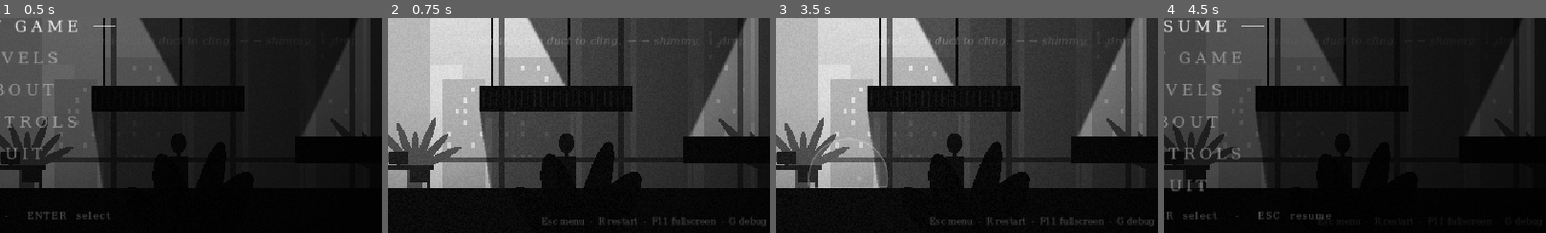
Above: before the commit, frames 1-4 (left to right).
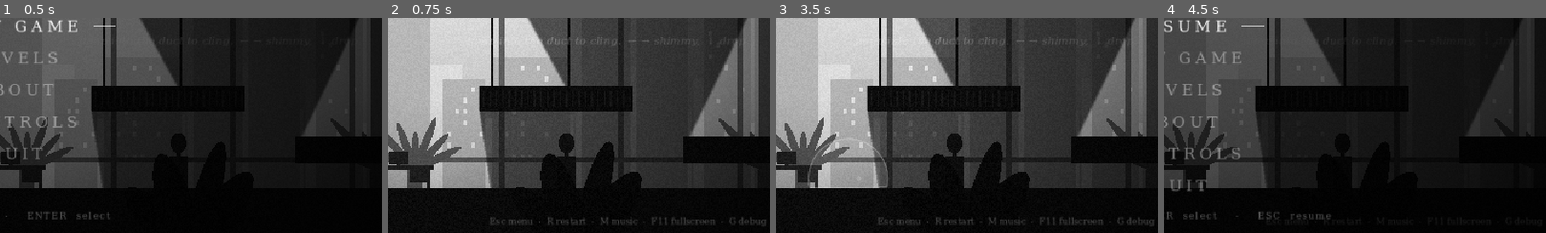
Above: after the commit, the same moments.

Repository: krishnasHub/shadow-ninja
Game: Godot game, scene res://main.tscn
The game is run twice, just before and just after one commit, with the same random seed, the same clock (stepped at 60 frames per second) and the same inputs.
Inputs (mouse positions are % of the whole screen's width and height, from its top left):
- Up to frame 1 (0.5 s): no input
- Up to frame 2 (0.75 s): tap Enter at 0.5 s; move the mouse to (72, 45) at 0.52 s; hold Right from 0.53 s (still down); tap M at 0.6 s; click (72, 45) at 0.67 s
- Up to frame 3 (3.5 s): tap Space at 0.77, 1.52, 3.02 s; move the mouse to (30, 55) at 1.27 s; release Right at 1.28 s; hold Down 1.28-2.03 s; tap M at 1.35, 2.3, 3.05 s; move the mouse to (60, 28) at 2.02 s; hold Right 2.03-2.78 s; hold Shift 2.03-2.78 s; move the mouse to (45, 70) at 2.77 s; hold W from 2.78 s (still down); tap Ctrl at 2.85 s; click (45, 70) at 2.92 s
- Up to frame 4 (4.5 s): move the mouse to (80, 65) at 3.52 s; release W at 3.53 s; hold Left from 3.53 s (still down); tap R at 3.6 s; tap Space at 3.77 s; tap M at 3.8 s; move the mouse to (20, 35) at 4.27 s; tap P at 4.35 s
The pictures show only the part of the screen within x 48-98%, y 49-99%; the shares and areas given below are measured in that part.

Frame 1 is identical in both runs. In frame 2, 0.3% of the frame differs, in the area x 26-98%, y 92-97%; in frame 3, 0.3%; in frame 4, less than 0.1%.

Commit message:
Music: a soft, focused base loop and a tension layer that follows danger
tools/make_music.py composes and renders two seamless 60 s loops in
D minor at 64 BPM with numpy: a warm pad, low drone, sparse plucks with
echo and a soft pulse; plus a tension layer (muted bass ostinato, tick,
high shimmer) that fades in with the meter, a hunting guard or a camera
on you. Both versions play the same files; M toggles music.

Co-Authored-By: Claude Opus 5.5 (1M context) <noreply@anthropic.com>

Diff:
--- a/godot/scripts/hud.gd
+++ b/godot/scripts/hud.gd
@@ -74,7 +74,7 @@
 	elif m.meter > 0:
 		status = "IN SHADOW"
 	_text(status, Vector2(x, y + 26), m.font_regular, 11, Color(1, 1, 1, 0.55), 3)
-	draw_string(m.font_regular, Vector2(960 - 24 - 500, 540 - 18), "Esc menu  ·  R restart  ·  F11 fullscreen  ·  G debug",
+	draw_string(m.font_regular, Vector2(960 - 24 - 500, 540 - 18), "Esc menu  ·  R restart  ·  M music  ·  F11 fullscreen  ·  G debug",
 		HORIZONTAL_ALIGNMENT_RIGHT, 500, 11, Color(1, 1, 1, 0.3))
 
 const CONTROLS := [
@@ -85,6 +85,7 @@
 	["CTRL", "throw mode  -  aim with the mouse, click to throw a stone"],
 	["ESC", "pause menu"],
 	["R    ·    F11", "restart    ·    fullscreen"],
+	["M", "music on / off"],
 ]
 const ABOUT := [
 	"You slipped into a high-security office tower. Now you have to get out.",
--- a/godot/scripts/main.gd
+++ b/godot/scripts/main.gd
@@ -196,6 +196,14 @@
 var font_italic: Font
 var font_bold: Font
 var _tex_cache := {}
+# music (tools/make_music.py): a soft base loop always playing, and a tension layer in the same key
+# that fades in as danger rises (meter, a guard hunting you, a camera on you). M toggles it.
+var music_base: AudioStreamPlayer
+var music_tension: AudioStreamPlayer
+var music_on := true
+var tension := 0.0
+const MUSIC_BASE_DB := -7.0
+const MUSIC_TENSION_DB := -5.0
 
 # capture mode (dev tool): godot --path . -- --capture=out.png --setup=chase --frames=40
 var _capture := {}
@@ -215,6 +223,7 @@
 	add_child(camera)
 	camera.make_current()
 	_build_screen_layers()
+	_setup_music()
 	for a in OS.get_cmdline_user_args():
 		var kv: PackedStringArray = a.trim_prefix("--").split("=")
 		if kv.size() == 2:
@@ -235,9 +244,49 @@
 			_selftest_floor2()
 		elif _capture.selftest == "floor3":
 			_selftest_floor3()
+		elif _capture.selftest == "music":
+			_selftest_music()
 		else:
 			_selftest()
 		get_tree().quit()
+
+func _setup_music() -> void:
+	var players := []
+	for which in ["base", "tension"]:
+		var st := AudioStreamWAV.load_from_file("res://audio/music_%s.wav" % which)   # raw file: no import step needed
+		var p := AudioStreamPlayer.new()
+		if st != null:
+			st.loop_mode = AudioStreamWAV.LOOP_FORWARD
+			st.loop_end = int(st.get_length() * st.mix_rate)
+			p.stream = st
+		add_child(p)
+		players.append(p)
+	music_base = players[0]
+	music_tension = players[1]
+	music_base.volume_db = MUSIC_BASE_DB
+	music_tension.volume_db = -80.0
+	music_base.play()                        # started together, so the two layers stay in step
+	music_tension.play()
+
+# How much danger the music should carry, 0..1.
+func music_danger() -> float:
+	var d := meter * 1.3
+	for g in guards:
+		if g.state == "chase":
+			d = maxf(d, 0.9)
+		elif g.state == "search" or g.state == "investigate":
+			d = maxf(d, 0.45)
+	for L in lights:
+		if L.kind == "camera" and L.seeing:
+			d = maxf(d, 0.7)
+	return clampf(d, 0.0, 1.0)
+
+func update_music(dt: float) -> void:
+	if state == "pause":
+		return                               # hold the mood while paused
+	var target := music_danger() if state == "play" else 0.0
+	tension = move_toward(tension, target, dt * (0.6 if target > tension else 0.2))   # rises quickly, settles slowly
+	music_tension.volume_db = linear_to_db(maxf(tension, 0.0001)) + MUSIC_TENSION_DB
 
 func _make_fonts() -> void:
 	var names := PackedStringArray(["Georgia", "Times New Roman", "serif"])
@@ -683,6 +732,11 @@
 func _unhandled_input(e: InputEvent) -> void:
 	if e is InputEventKey and e.pressed and not e.echo:
 		var code: int = e.physical_keycode
+		if code == KEY_M:                   # music on / off, anywhere
+			music_on = not music_on
+			music_base.stream_paused = not music_on
+			music_tension.stream_paused = not music_on
+			return
 		if code == KEY_F11:
 			var full := DisplayServer.window_get_mode() == DisplayServer.WINDOW_MODE_FULLSCREEN
 			DisplayServer.window_set_mode(DisplayServer.WINDOW_MODE_WINDOWED if full else DisplayServer.WINDOW_MODE_FULLSCREEN)
@@ -1418,6 +1472,7 @@
 	if state != "title" and meter > 0.5:
 		hb = (meter - 0.5) * 2 * (0.5 + 0.5 * sin(time * (6 + meter * 6)))
 	post_mat.set_shader_parameter("heartbeat", hb)
+	update_music(dt)
 	post_mat.set_shader_parameter("seed", randf() * 100.0)
 	for n in draw_nodes:
 		n.queue_redraw()
@@ -1849,3 +1904,34 @@
 	var out := _walk({"right": true}, func(): return state == "escaped", 1500)
 	print("  under the stairs, through the door, out: ", state, " after %.1fs" % (out / 60.0))
 	test_keys = null
+
+
+# Dev tool: music - both loops load and play; the tension layer follows danger; M toggles.
+#   godot_console --headless --path . -- --selftest=music
+func _selftest_music() -> void:
+	print("  loops: base %.0fs, tension %.0fs, playing: %s" % [music_base.stream.get_length(), music_tension.stream.get_length(), music_base.playing and music_tension.playing])
+	start_run(0)
+	test_keys = {}
+	for i in 120:
+		_run(1)
+		update_music(1.0 / 60.0)
+	print("  calm: tension %.2f (%.0f dB)" % [tension, music_tension.volume_db])
+	guards[0].state = "chase"
+	guards[0].seen_t = time
+	for i in 120:
+		guards[0].seen_t = time
+		guards[0].state = "chase"
+		update_music(1.0 / 60.0)
+	print("  a guard chasing for 2s: tension %.2f (%.0f dB)" % [tension, music_tension.volume_db])
+	guards[0].state = "patrol"
+	for i in 300:
+		update_music(1.0 / 60.0)
+	print("  safe again for 5s: tension %.2f" % tension)
+	var ev := InputEventKey.new()
+	ev.physical_keycode = KEY_M
+	ev.pressed = true
+	_unhandled_input(ev)
+	print("  M -> music paused: ", music_base.stream_paused and music_tension.stream_paused)
+	_unhandled_input(ev)
+	print("  M again -> playing: ", not music_base.stream_paused)
+	test_keys = null
Not shown, changed: README.md
Not shown, changed: TODO.md
Not shown, added: godot/audio/music_base.wav
Not shown, added: godot/audio/music_tension.wav
Not shown, changed: index.html
Not shown, added: tools/make_music.py
